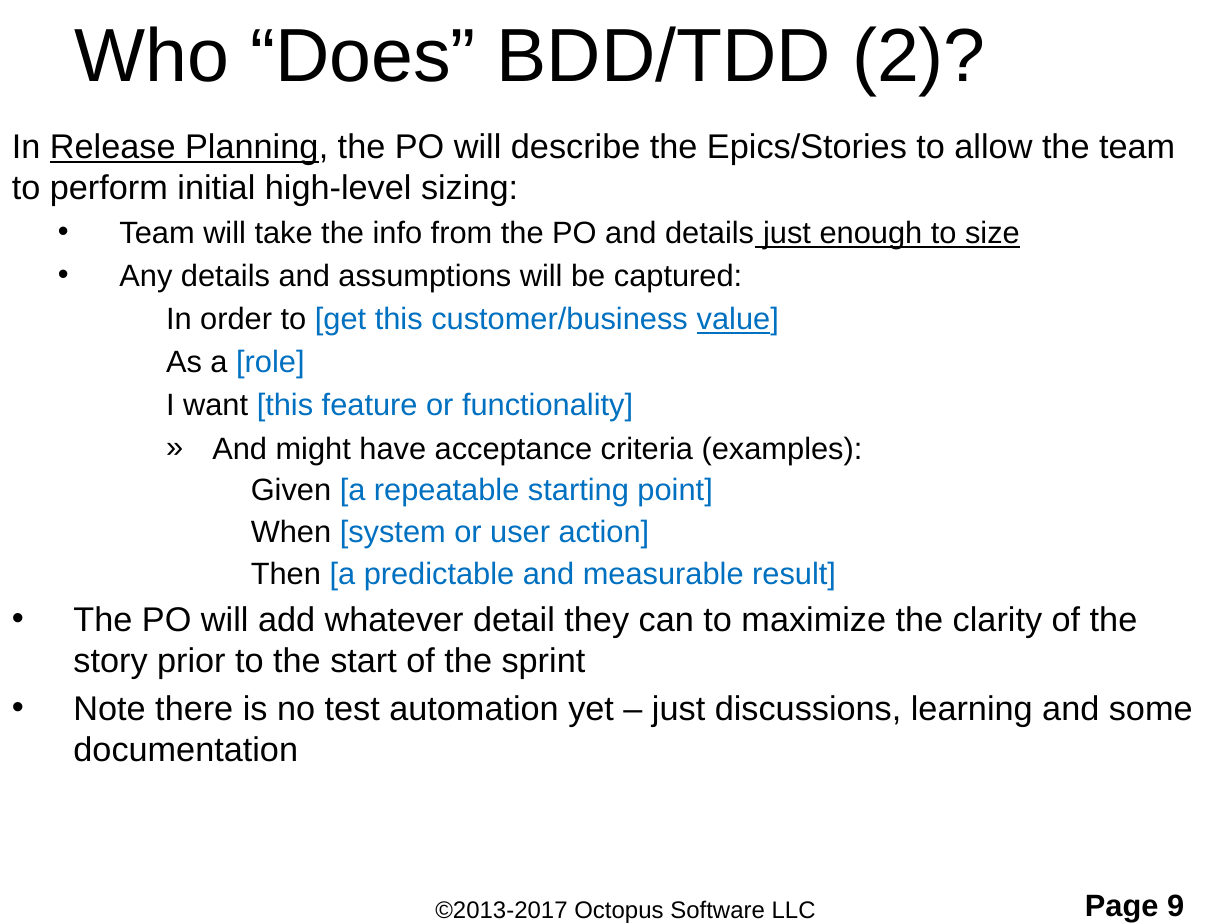
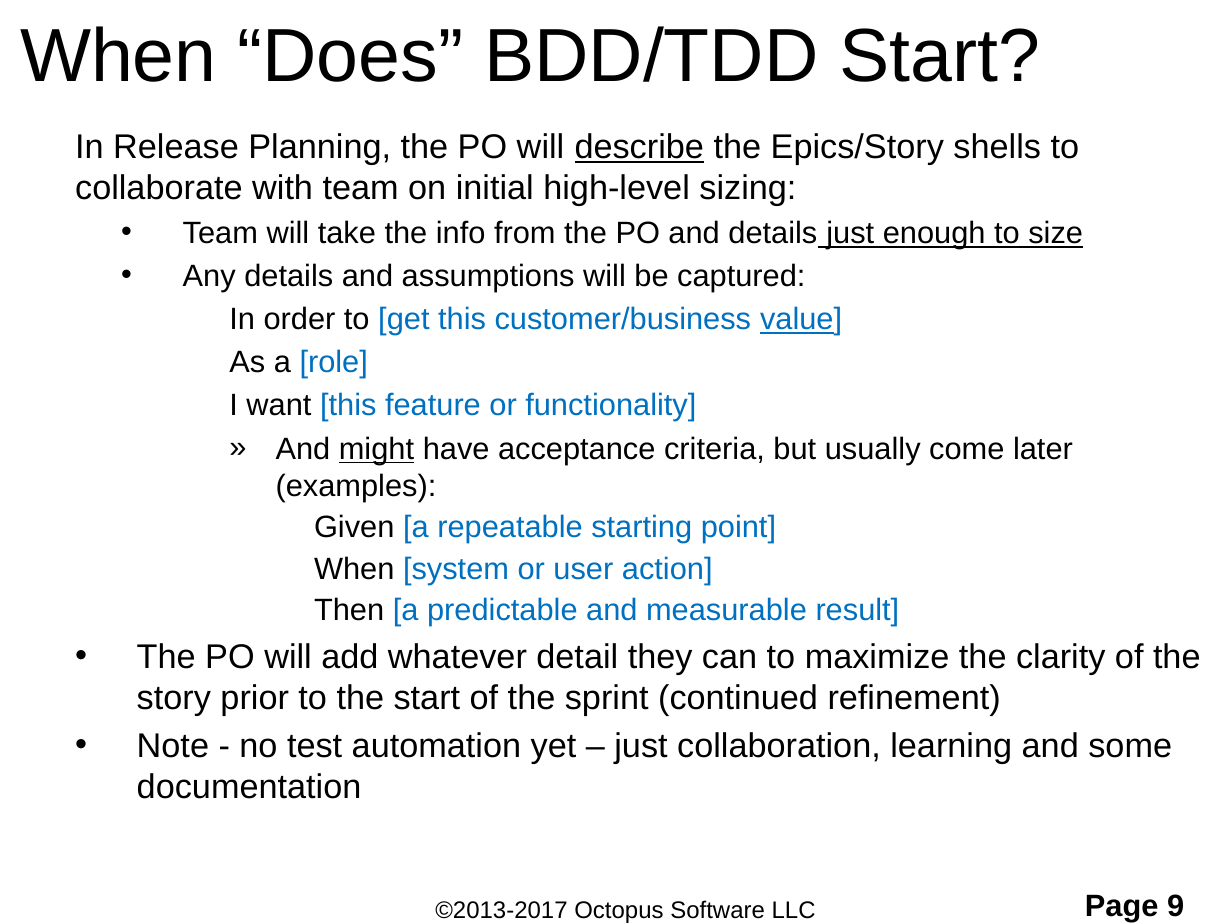
Before and after one commit to ShaneOctopus/RomanConversionStarting, a slide deck: slide 9 of workingFiles/TDD and BDD.pptx. Drawn at 1232x924 pixels with LibreOffice and Linux fonts; fonts in the diff are those of the drawing; background and template pictures are left out. Boxes give left, top, right and bottom in pixels: in the first picture for what was removed or moved away, otherwise in the second. Text is boxed around its words. In the diff, an @@ line names an element or a change of style, - is before the commit and + after.

```diff
--- a/workingFiles/TDD and BDD.pptx
+++ b/workingFiles/TDD and BDD.pptx
@@ title at box(20, 26, 1040, 82): text changed @@
-Who “Does” BDD/TDD (2)?
+When “Does” BDD/TDD Start?
@@ text "In Release Planning, the PO ...": place and size @@
-text "In Release Planning, the PO ..." at box(12, 133, 1193, 762)
+text "In Release Planning, the PO ..." at box(75, 133, 1201, 799)
@@ text at box(75, 133, 1080, 206): text changed @@
-In Release Planning, the PO will describe the Epics/Stories to allow the team to perform initial high-level sizing:
+In Release Planning, the PO will describe the Epics/Story shells to collaborate with team on initial high-level sizing:
@@ text at box(276, 436, 1073, 501): text changed @@
-        » And might have acceptance criteria (examples):
+        » And might have acceptance criteria, but usually come later (examples):
@@ text at box(137, 643, 1201, 799): text changed @@
-• The PO will add whatever detail they can to maximize the clarity of the story prior to the start of the sprint
-• Note there is no test automation yet – just discussions, learning and some documentation
+• The PO will add whatever detail they can to maximize the clarity of the story prior to the start of the sprint (continued refinement)
+• Note - no test automation yet – just collaboration, learning and some documentation
```
Also in this commit, not shown: 13 other slides changed, 1 slide added, 1 other file.
